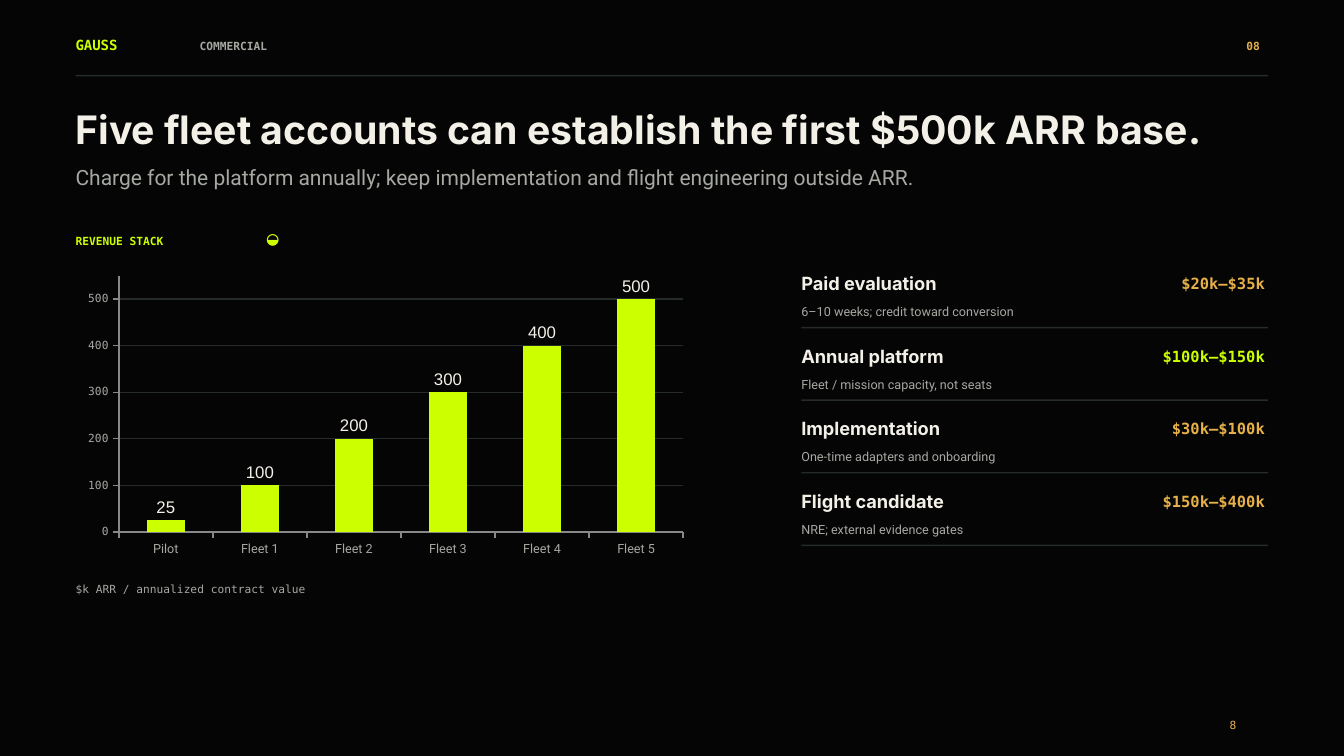
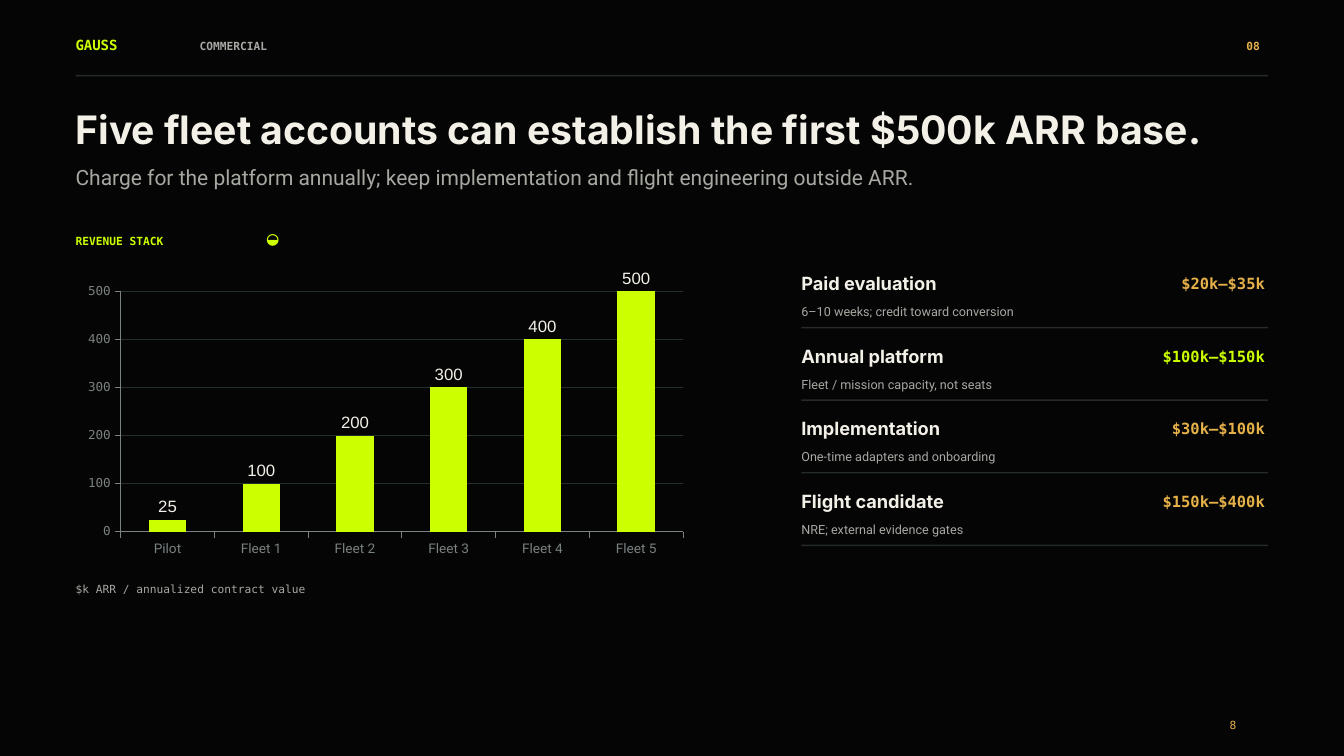
Before and after one commit to Pallas117/Gauss-Aurora.0-, a slide deck: slide 8 of reports/presentation/Gauss_Aurora_Investor_Deck_pptxgenjs.pptx. Drawn at 1344x756 pixels with LibreOffice and Linux fonts; fonts in the diff are those of the drawing. Boxes give left, top, right and bottom in pixels: in the first picture for what was removed or moved away, otherwise in the second. Text is boxed around its words. In the diff, an @@ line names an element or a change of style, - is before the commit and + after.

```diff
--- a/reports/presentation/Gauss_Aurora_Investor_Deck_pptxgenjs.pptx
+++ b/reports/presentation/Gauss_Aurora_Investor_Deck_pptxgenjs.pptx
@@ column chart at [76,270,696,563] @@
@@ category axis changed @@
@@ value axis changed @@
```
Also in this commit, not shown: 1 other slide changed, 1 other file.
